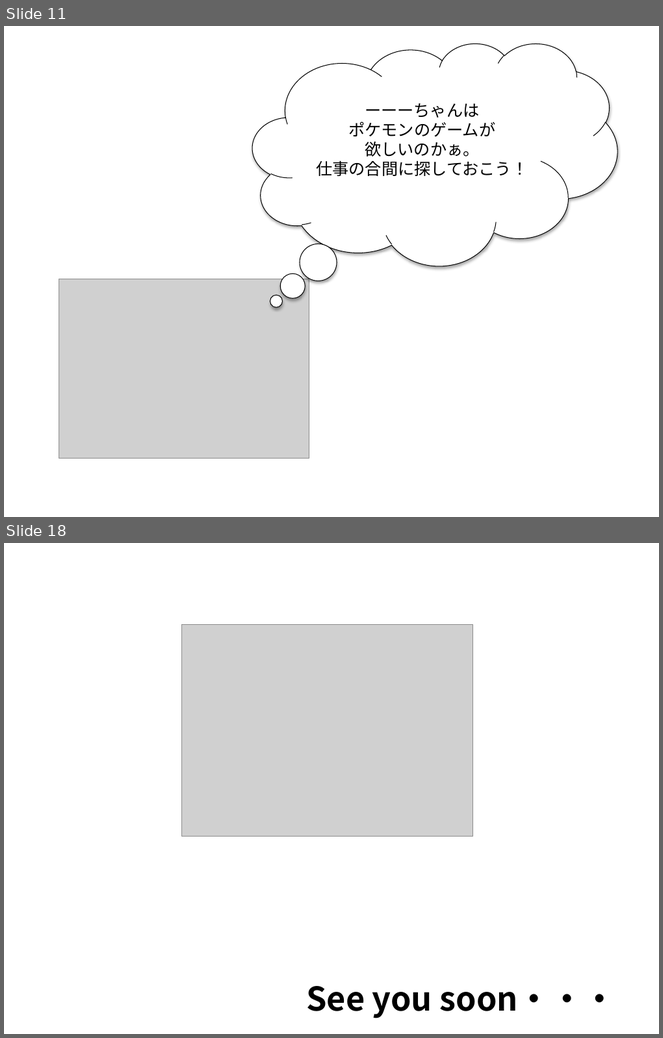
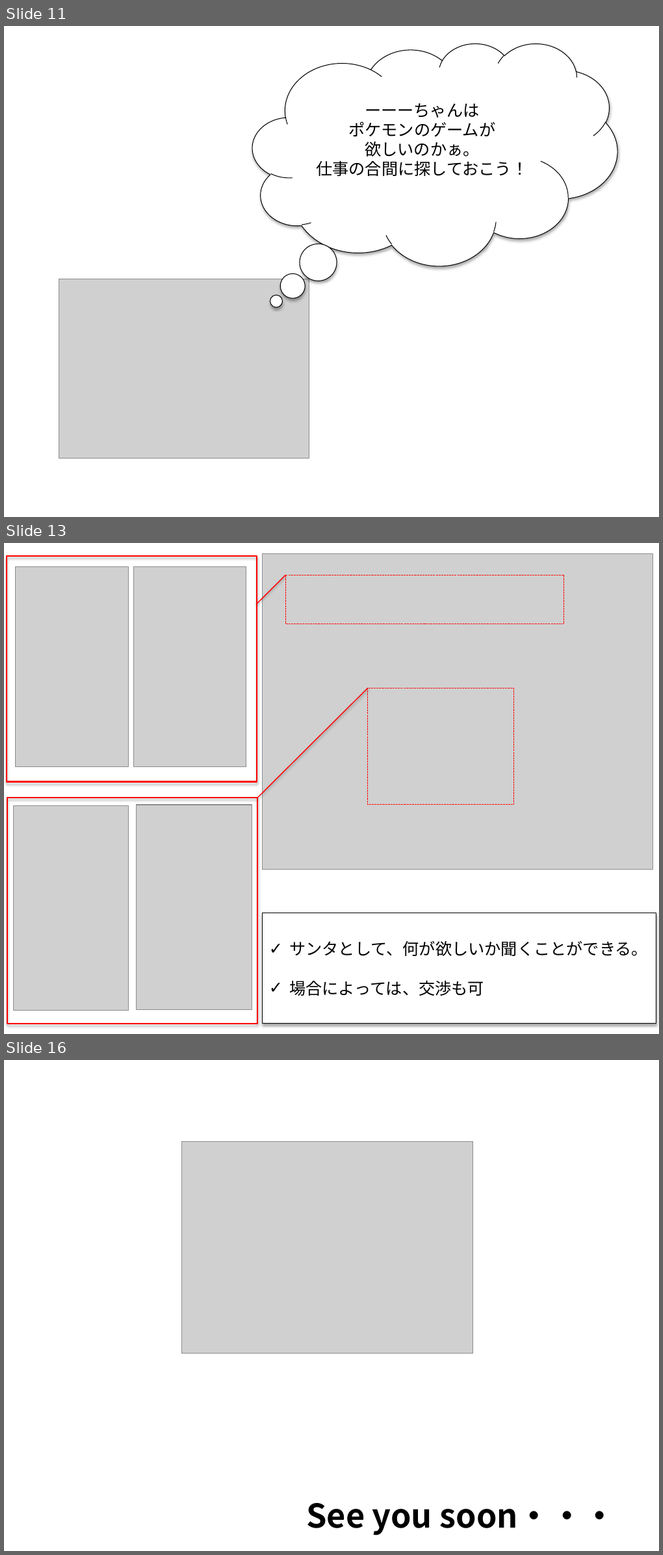
Before and after one commit to nvquocbao/LOC, a slide deck: 02_Requirement/Hackathon20161211.pptx. Shown one above the other, each under a label of ours: slides 11 and 18 before the commit, slides 11, 13 and 16 after it; the slides between them are not shown. The pictures are 663x1038 and 663x1555 pixels, drawn with LibreOffice and Linux fonts; fonts in the diff are those of the drawing; grey boxes stand for pictures. Boxes give left, top, right and bottom in pixels: in the first picture for what was removed or moved away, otherwise in the second. Text is boxed around its words. In the diff, an @@ line names an element or a change of style, - is before the commit and + after.

```diff
--- a/02_Requirement/Hackathon20161211.pptx
+++ b/02_Requirement/Hackathon20161211.pptx
@@ slide 13 added at (4,543,659,1034), background #FFFFFF @@
@@ rectangle added at (7,556,257,782), outline #FF0000 1.5 pt @@
@@ picture added at (263,553,653,870) @@
@@ picture added at (16,566,129,767) @@
@@ picture added at (134,566,246,767) @@
@@ line added from (257, 604) to (285, 575), #FF0000 1 pt @@
@@ rectangle added at (285,575,564,624), outline #FF0000 0.75 pt dashed @@
@@ line added from (258, 798) to (368, 688), #FF0000 1 pt @@
@@ rectangle added at (368,688,514,804), outline #FF0000 0.75 pt dashed @@
@@ rectangle added at (7,798,258,1024), outline #FF0000 1.5 pt @@
@@ picture added at (13,806,129,1011) @@
@@ picture added at (137,805,252,1010) @@
@@ rectangle added at (263,913,657,1024), fill #FFFFFF, outline #000000 0.75 pt, 18 pt, text #000000 @@
+✓ サンタとして、何が欲しいか聞くことができる。
+✓ 場合によっては、交渉も可
@@ what was slide 18 is now slide 16 @@
```
Also in this commit, not shown: 7 slides changed, 2 other slides added, 5 slides removed.
